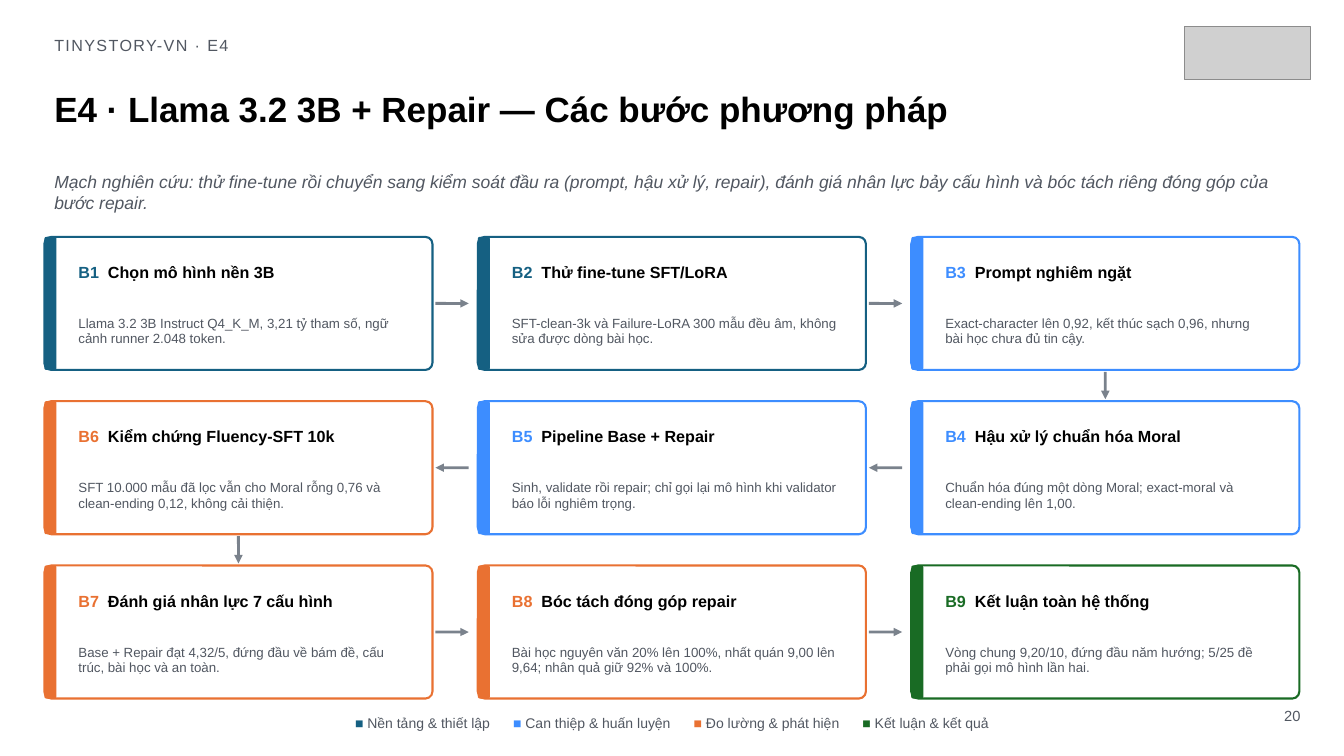
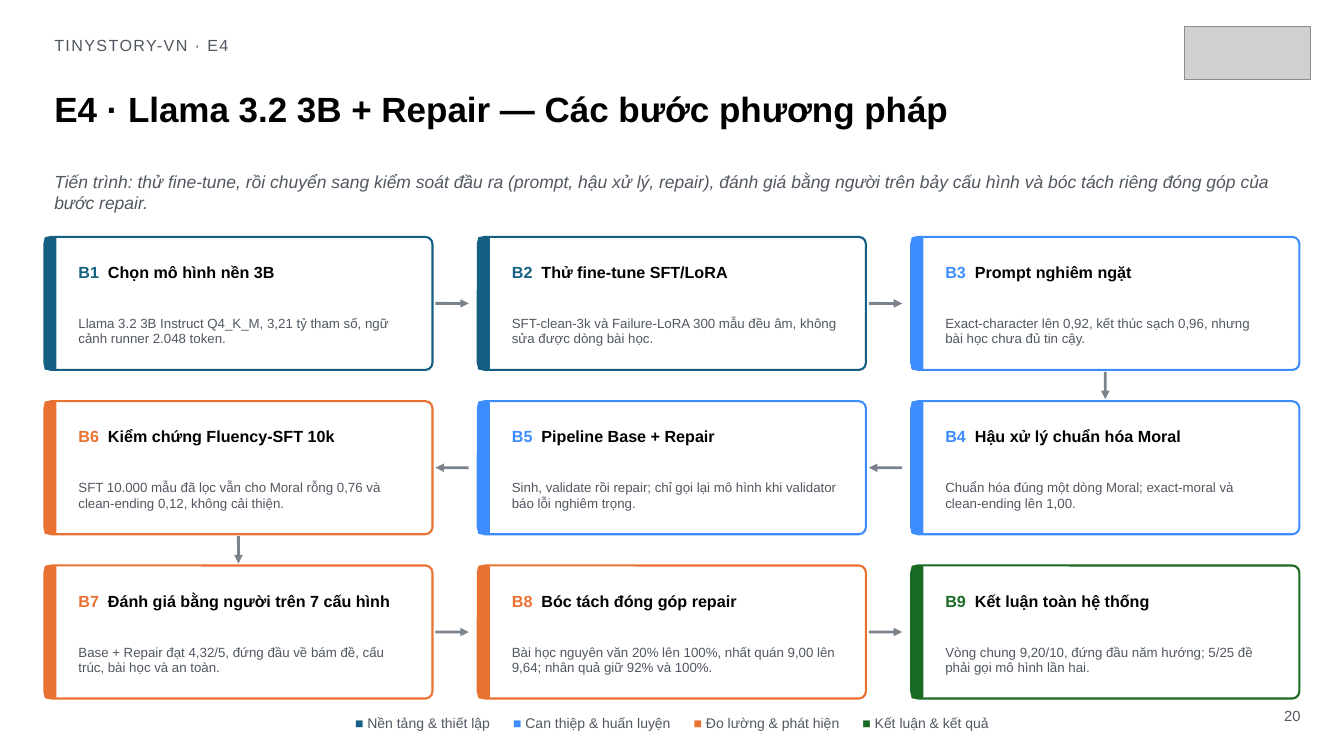
Before and after one commit to tungd/tinystory-vn, a slide deck: slide 20 of output/presentation/tinystory-vn-summary.pptx. Drawn at 1344x756 pixels with LibreOffice and Linux fonts; fonts in the diff are those of the drawing; grey boxes stand for pictures. Boxes give left, top, right and bottom in pixels: in the first picture for what was removed or moved away, otherwise in the second. Text is boxed around its words. In the diff, an @@ line names an element or a change of style, - is before the commit and + after.

```diff
--- a/output/presentation/tinystory-vn-summary.pptx
+++ b/output/presentation/tinystory-vn-summary.pptx
@@ text at (54,175,1269,213): text changed @@
-Mạch nghiên cứu: thử fine-tune rồi chuyển sang kiểm soát đầu ra (prompt, hậu xử lý, repair), đánh giá nhân lực bảy cấu hình và bóc tách riêng đóng góp của bước repair.
+Tiến trình: thử fine-tune, rồi chuyển sang kiểm soát đầu ra (prompt, hậu xử lý, repair), đánh giá bằng người trên bảy cấu hình và bóc tách riêng đóng góp của bước repair.
@@ text at (78,594,390,611): text changed @@
-B7 Đánh giá nhân lực 7 cấu hình
+B7 Đánh giá bằng người trên 7 cấu hình
```
Also in this commit, not shown: 16 other slides changed, 4 other files.
